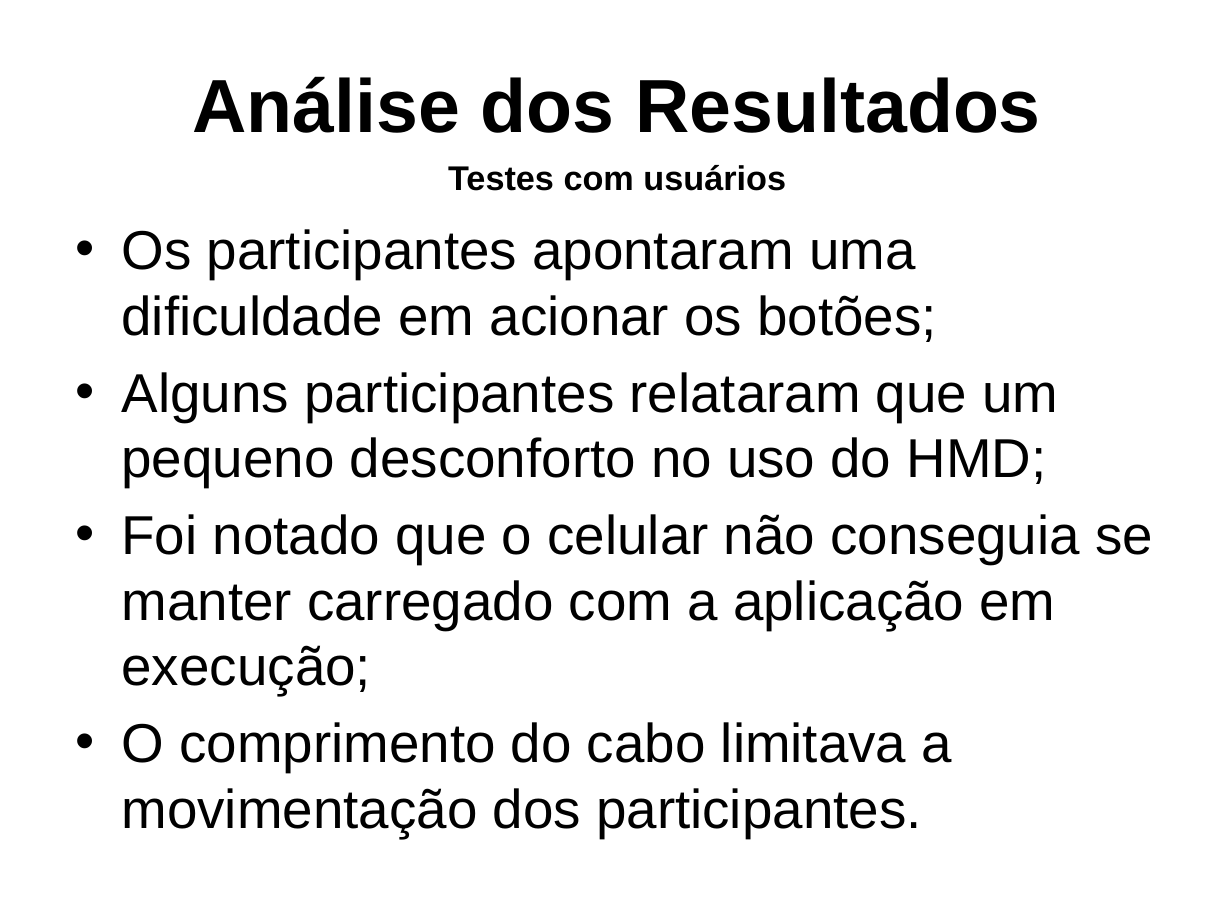
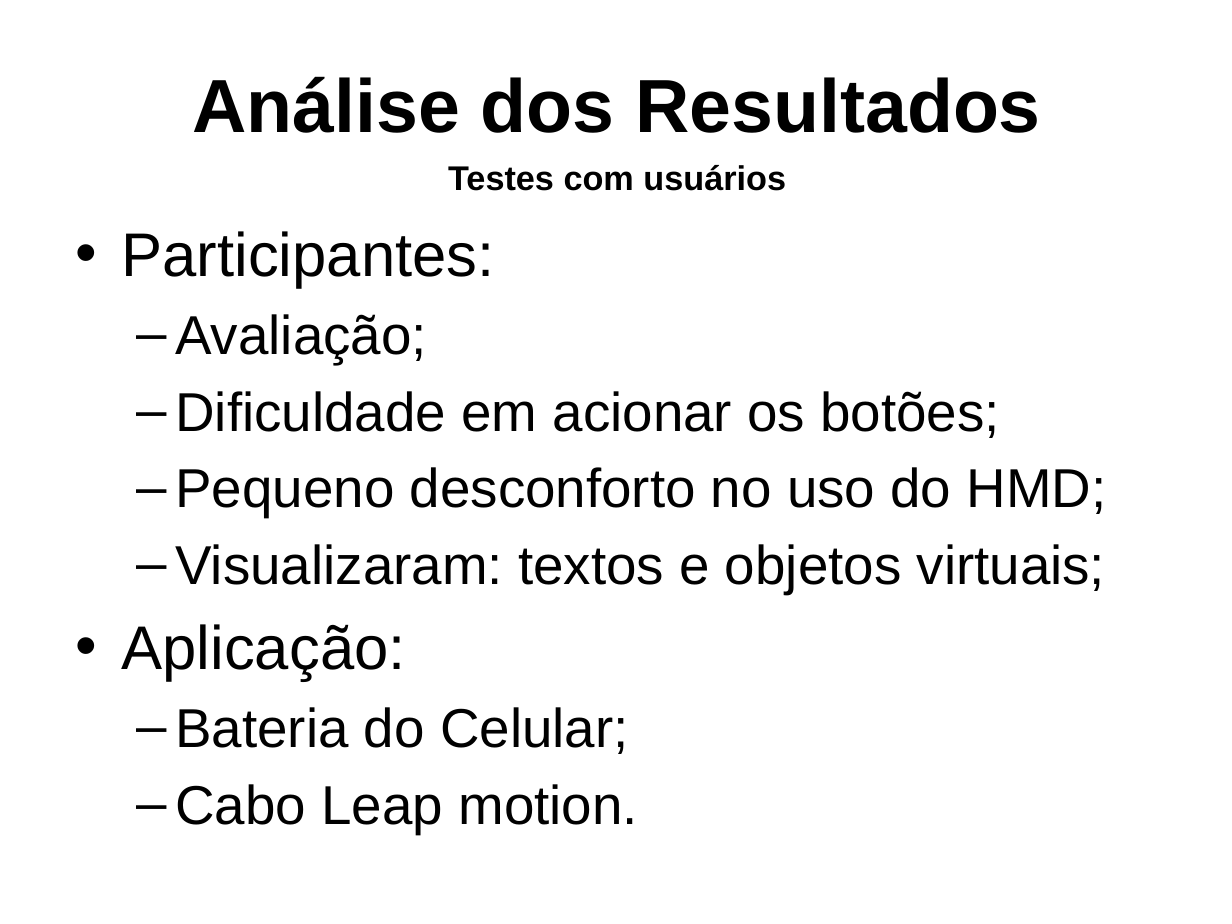
Before and after one commit to gcgfurb/tcc_JulioVicenteBrych, a slide deck: slide 21 of _julio/ApresentaçãoTCC-Julio_Vicente_Brych.pptx. Drawn at 1232x924 pixels with LibreOffice and Linux fonts; fonts in the diff are those of the drawing; background and template pictures are left out. Boxes give left, top, right and bottom in pixels: in the first picture for what was removed or moved away, otherwise in the second. Text is boxed around its words. In the diff, an @@ line names an element or a change of style, - is before the commit and + after.

```diff
--- a/_julio/ApresentaçãoTCC-Julio_Vicente_Brych.pptx
+++ b/_julio/ApresentaçãoTCC-Julio_Vicente_Brych.pptx
@@ text at (x1=122, y1=231, x2=1107, y2=834): text changed @@
-• Os participantes apontaram uma dificuldade em acionar os botões;
-• Alguns participantes relataram que um pequeno desconforto no uso do HMD;
-• Foi notado que o celular não conseguia se manter carregado com a aplicação em execução;
-• O comprimento do cabo limitava a movimentação dos participantes.
+• Participantes:
+  – Avaliação;
+  – Dificuldade em acionar os botões;
+  – Pequeno desconforto no uso do HMD;
+  – Visualizaram: textos e objetos virtuais;
+• Aplicação:
+  – Bateria do Celular;
+  – Cabo Leap motion.
```
Also in this commit, not shown: 18 other slides changed, 2 slides added.
